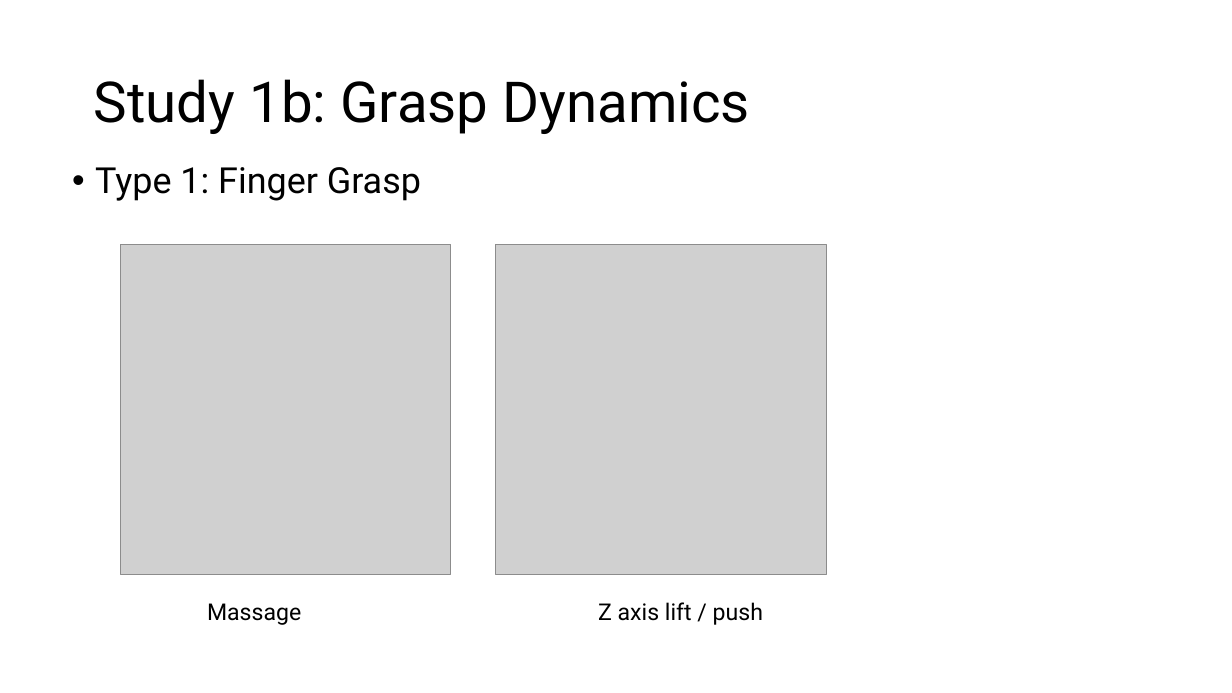
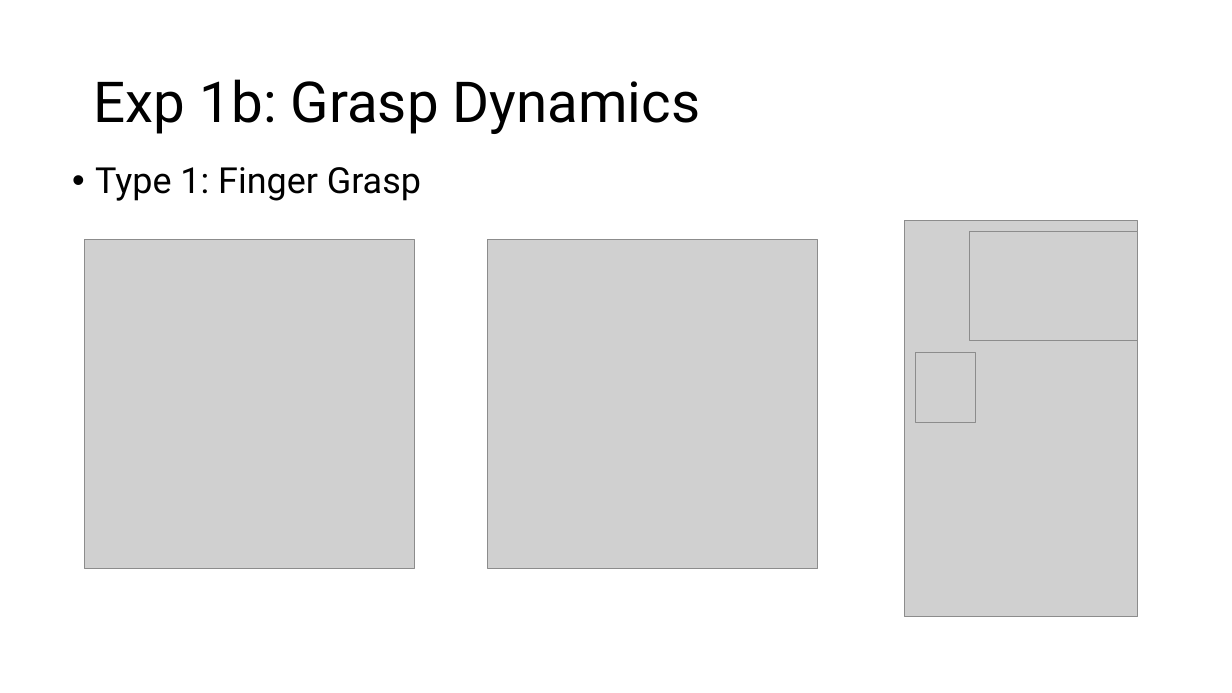
Before and after one commit to UniMelbHumanRoboticsLab/ForceMoCap, a slide deck: slide 10 of experiments/exp1/ForceMoCap Evaluation Protocol.pptx (slide 5 before the commit). Drawn at 1232x693 pixels with LibreOffice and Linux fonts; fonts in the diff are those of the drawing; grey boxes stand for pictures. Boxes give left, top, right and bottom in pixels: in the first picture for what was removed or moved away, otherwise in the second. Text is boxed around its words. In the diff, an @@ line names an element or a change of style, - is before the commit and + after.

```diff
--- a/experiments/exp1/ForceMoCap Evaluation Protocol.pptx
+++ b/experiments/exp1/ForceMoCap Evaluation Protocol.pptx
@@ title at <box>94,79,700,134</box>: text changed @@
-Study 1b: Grasp Dynamics
+Exp 1b: Grasp Dynamics
@@ picture at <box>85,239,415,569</box>: rotation 90 to 180 degrees @@
@@ picture at <box>488,239,818,569</box>: rotation 90 to 0 degrees @@
@@ picture added at <box>904,221,1138,617</box> @@
@@ picture added at <box>969,232,1138,341</box> @@
@@ picture added at <box>916,353,976,422</box> @@
@@ text removed at <box>207,603,301,625</box> @@
-Massage
@@ text removed at <box>598,602,763,625</box> @@
-Z axis lift / push
```
Also in this commit, not shown: 7 other slides changed, 7 slides added, 26 other files.
